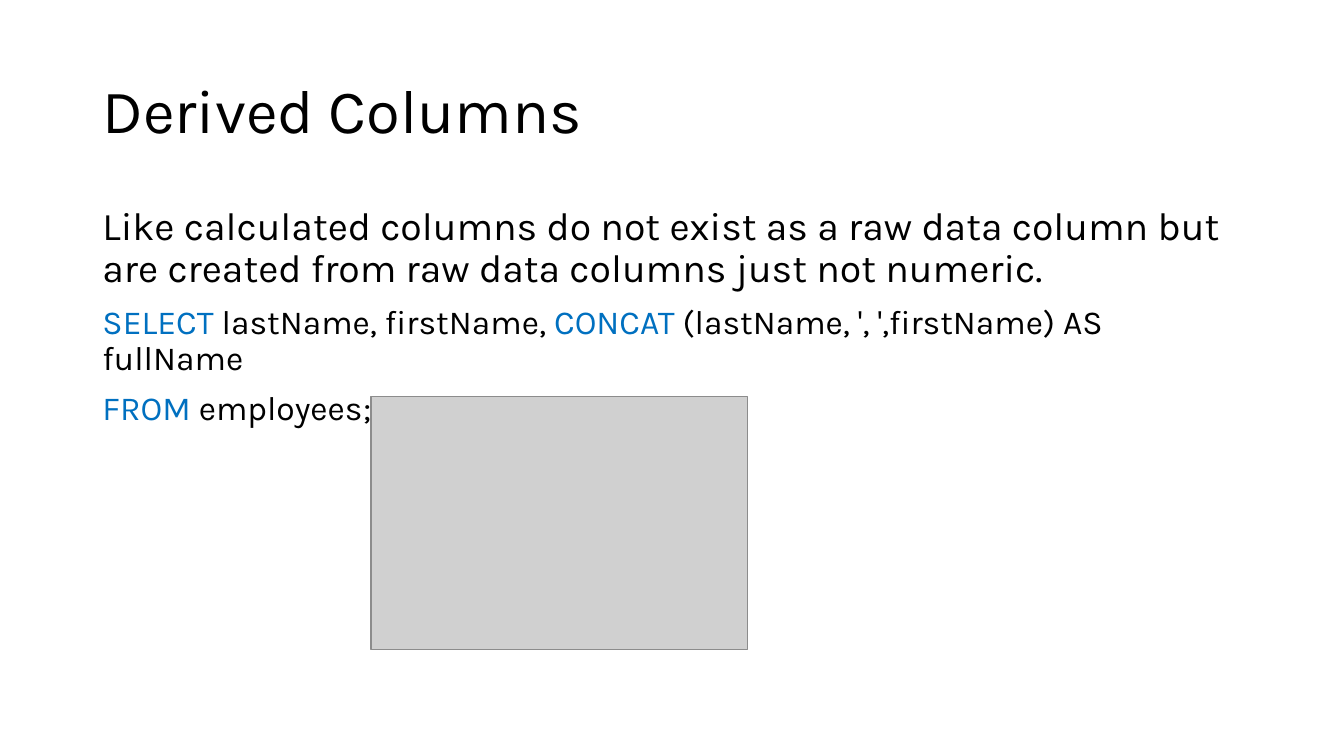
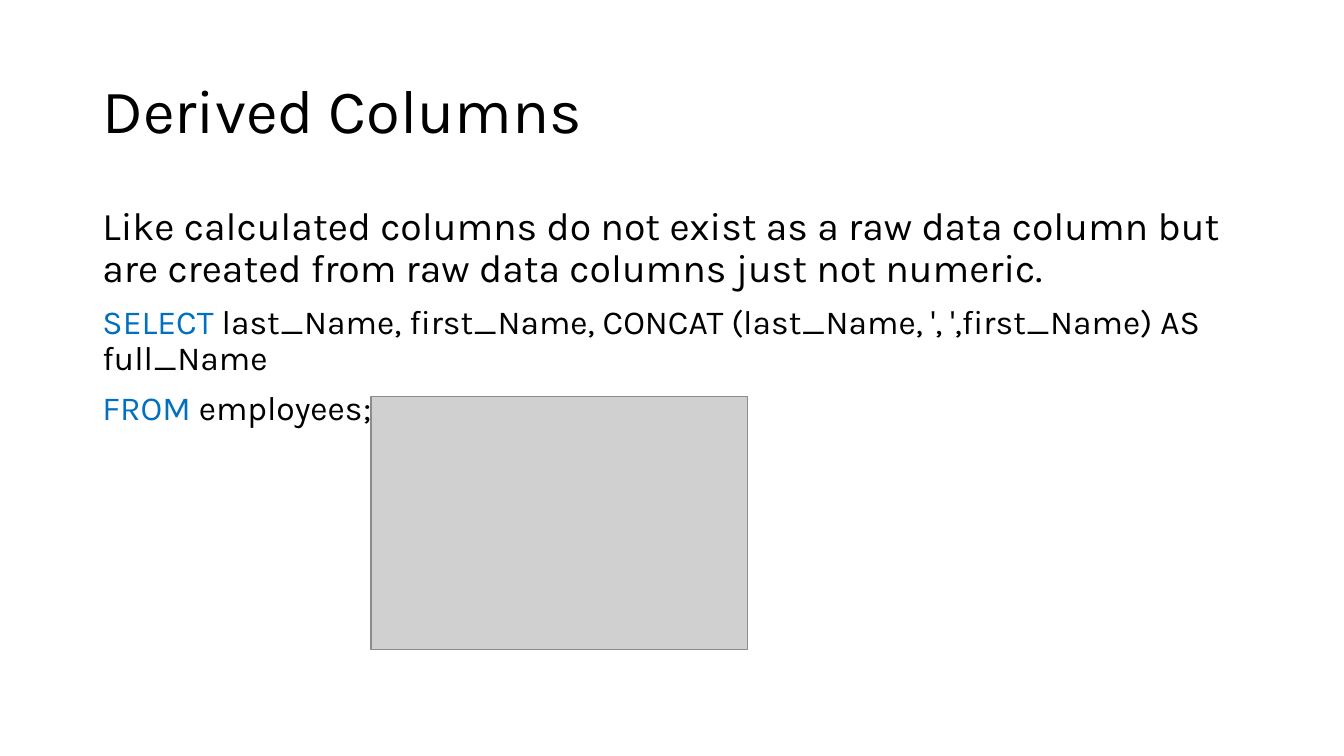
Before and after one commit to appjedi/youtube, a slide deck: slide 11 of SQL/Intro To SQL Day 5.pptx. Drawn at 1344x756 pixels with LibreOffice and Linux fonts; fonts in the diff are those of the drawing; grey boxes stand for pictures. Boxes give left, top, right and bottom in pixels: in the first picture for what was removed or moved away, otherwise in the second. Text is boxed around its words. In the diff, an @@ line names an element or a change of style, - is before the commit and + after.

```diff
--- a/SQL/Intro To SQL Day 5.pptx
+++ b/SQL/Intro To SQL Day 5.pptx
@@ text at [102,309,1200,371]: text changed @@
-SELECT lastName, firstName, CONCAT (lastName, ', ',firstName) AS fullName
+SELECT last_Name, first_Name, CONCAT (last_Name, ', ',first_Name) AS full_Name
```
Also in this commit, not shown: 1 other slide changed, 3 other files.
